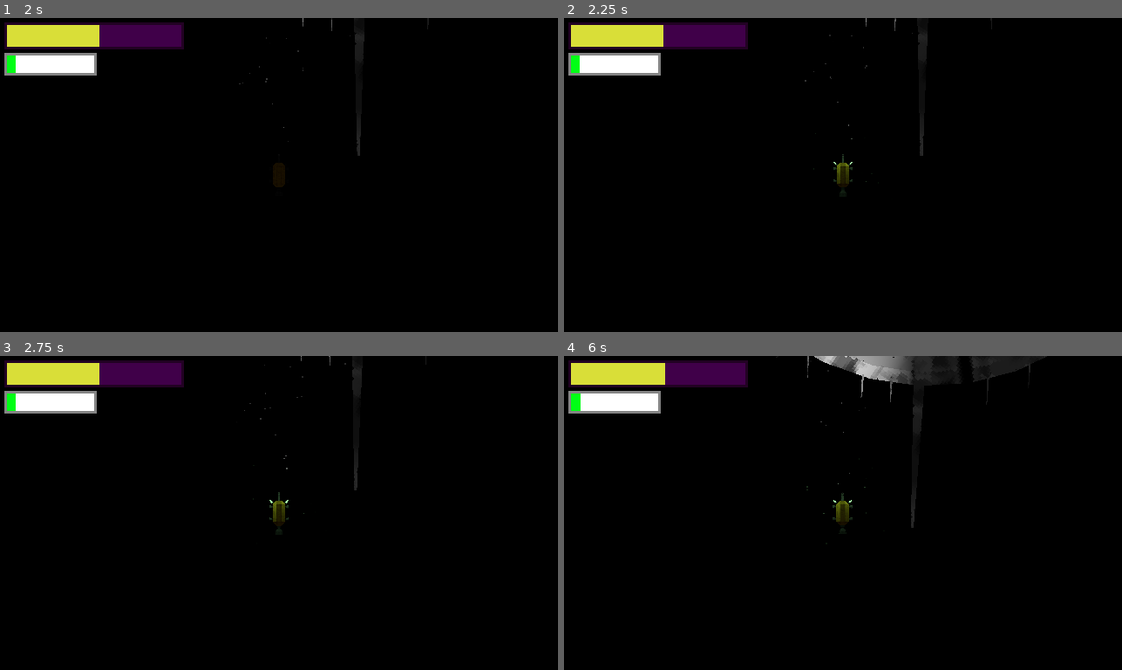
Above: before the commit, frames 1-4 (two rows, left to right).
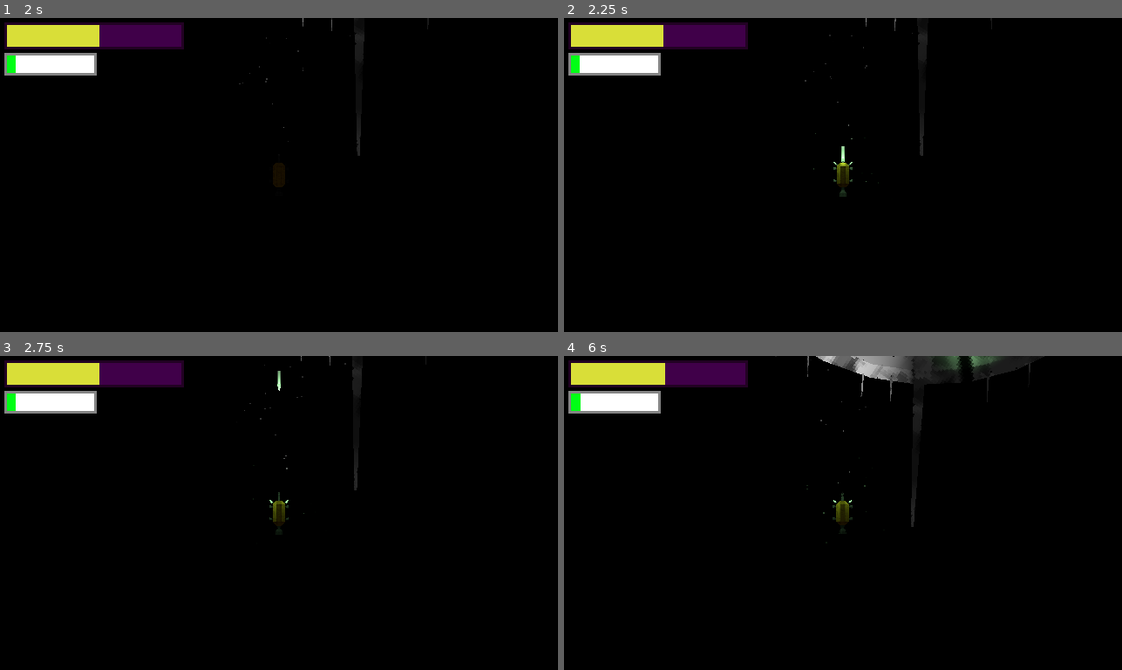
Above: after the commit, the same moments.

Repository: Fl0xy/Ludum_Dare_50
Game: Godot game, scene res://TitleScreen.tscn
Two runs of this game, one before a commit and one after it. Both use one fixed random seed, a clock stepped at 60 frames per second and the inputs below. Sound files missing from this copy of the repository are replaced by a short silence.
Inputs (mouse positions are in pixels of both pictures, inside the frame that each line leads up to):
- Up to frame 1 (2 s): tap Enter (ui_accept) at 0.5, 0.77 s; move the mouse to (401, 159) at 0.52 s; hold Right (ui_right) 0.53-1.25 s; tap R (rocket, bound only after the commit) at 0.6 s; click (401, 159) at 0.67 s; click (401, 61) at 1.25 s
- Up to frame 2 (2.25 s): move the mouse to (731, 190) at 2.02 s; hold Down (ui_down) from 2.03 s (still down); tap R (rocket, bound only after the commit) at 2.1 s
- Up to frame 3 (2.75 s): keep holding Down (ui_down); tap Enter (ui_accept) at 2.27 s
- Up to frame 4 (6 s): move the mouse to (898, 443) at 2.77 s; release Down (ui_down) at 2.78 s; hold Right (ui_right) 2.78-3.53 s; tap R (rocket, bound only after the commit) every 0.75 s from 2.85 to 5.85 s; move the mouse to (815, 575) at 3.52 s; hold Up (ui_up) 3.53-4.28 s; click (815, 575) at 3.67 s; tap Enter (ui_accept) at 3.77, 4.52, 5.27 s; move the mouse to (1010, 560) at 4.27 s; hold Left (ui_left) 4.28-5.78 s; move the mouse to (675, 465) at 5.02 s; move the mouse to (870, 513) at 5.77 s; hold Down (ui_down) from 5.78 s (still down); click (870, 513) at 5.92 s

Frame 1 is identical in both runs. In frame 2, less than 0.1% of the frame differs, in the area x 44-66%, y 8-56%; in frame 3, less than 0.1%; in frame 4, 0.5%, in the area x 43-87%, y 0-60%.

Commit message:
physics rockets

Diff:
--- a/assets/darkbrown_asteroid.tscn
+++ b/assets/darkbrown_asteroid.tscn
@@ -47,6 +47,8 @@
 collision_mask = 9
 mass = 1.5
 axis_lock_linear_y = true
+axis_lock_angular_x = true
+axis_lock_angular_z = true
 script = ExtResource( 1 )
 min_size = 2.0
 max_size = 5.0
--- a/assets/darkbrown_asteroid_big.tscn
+++ b/assets/darkbrown_asteroid_big.tscn
@@ -47,6 +47,8 @@
 collision_mask = 9
 mass = 5.0
 axis_lock_linear_y = true
+axis_lock_angular_x = true
+axis_lock_angular_z = true
 script = ExtResource( 1 )
 max_size = 20.0
 
--- a/assets/energy_asteroid.tscn
+++ b/assets/energy_asteroid.tscn
@@ -47,6 +47,8 @@
 collision_mask = 9
 mass = 1.5
 axis_lock_linear_y = true
+axis_lock_angular_x = true
+axis_lock_angular_z = true
 script = ExtResource( 1 )
 min_size = 2.0
 max_size = 5.0
--- a/global.gd
+++ b/global.gd
@@ -1,7 +1,7 @@
 extends Node
 
-var endPackedScene : PackedScene = load("res://GameOverMenu.tscn")
-var gamePackedscene : PackedScene = load("res://gameUI.tscn")
+var endPackedScene : PackedScene = preload("res://GameOverMenu.tscn")
+var gamePackedscene : PackedScene = preload("res://gameUI.tscn")
 var gamescene
 var camera
 var player
--- a/project.godot
+++ b/project.godot
@@ -1169,6 +1169,11 @@
 "events": [ Object(InputEventKey,"resource_local_to_scene":false,"resource_name":"","device":0,"alt":false,"shift":false,"control":false,"meta":false,"command":false,"pressed":false,"scancode":16777217,"physical_scancode":0,"unicode":0,"echo":false,"script":null)
  ]
 }
+rocket={
+"deadzone": 0.5,
+"events": [ Object(InputEventKey,"resource_local_to_scene":false,"resource_name":"","device":0,"alt":false,"shift":false,"control":false,"meta":false,"command":false,"pressed":false,"scancode":82,"physical_scancode":0,"unicode":0,"echo":false,"script":null)
+ ]
+}
 
 [physics]
 
--- /dev/null
+++ b/ship/PushRocket.gd
@@ -0,0 +1,32 @@
+extends RigidBody
+
+var boost: bool = false setget set_boost
+
+func _ready():
+	pass # Replace with function body.
+
+
+func _physics_process(delta):
+	var basis = global_transform.basis
+	if boost:
+		apply_impulse(basis.xform($thruster_boost.translation), basis.xform($thruster_boost.thruster_vector))
+	else:
+		apply_impulse(basis.xform($thruster_back.translation), basis.xform($thruster_back.thruster_vector))
+
+
+func _on_Area_body_entered(body):
+	if body.get_class() == "Asteroid":
+		$PinJoint.set_node_a(self.get_path())
+		$PinJoint.set_node_b(body.get_path())
+		$PinJoint2.set_node_a(self.get_path())
+		$PinJoint2.set_node_b(body.get_path())
+		self.boost = true
+
+func set_boost(value: bool):
+	boost = value
+	if boost:
+		$thruster_boost.visible = true
+		$thruster_back.visible = false
+	else:
+		$thruster_boost.visible = false
+		$thruster_back.visible = true
--- /dev/null
+++ b/ship/PushRocket.tscn
@@ -0,0 +1,212 @@
+[gd_scene load_steps=16 format=2]
+
+[ext_resource path="res://ship/thruster.tscn" type="PackedScene" id=1]
+[ext_resource path="res://ship/thruster.gd" type="Script" id=2]
+[ext_resource path="res://resource/sounds/thrusters_sustain.ogg" type="AudioStream" id=3]
+[ext_resource path="res://ship/PushRocket.gd" type="Script" id=4]
+
+[sub_resource type="SpatialMaterial" id=21]
+flags_do_not_receive_shadows = true
+flags_disable_ambient_light = true
+emission_enabled = true
+emission = Color( 0.662745, 1, 0.670588, 1 )
+emission_energy = 1.0
+emission_operator = 0
+emission_on_uv2 = false
+
+[sub_resource type="SphereMesh" id=14]
+material = SubResource( 21 )
+radius = 0.5
+radial_segments = 8
+rings = 6
+is_hemisphere = true
+
+[sub_resource type="SpatialMaterial" id=25]
+flags_do_not_receive_shadows = true
+flags_disable_ambient_light = true
+emission_enabled = true
+emission = Color( 0.403922, 1, 0.321569, 1 )
+emission_energy = 1.0
+emission_operator = 0
+emission_on_uv2 = false
+
+[sub_resource type="SphereMesh" id=22]
+material = SubResource( 25 )
+radius = 0.5
+height = 2.599
+radial_segments = 8
+rings = 6
+is_hemisphere = true
+
+[sub_resource type="CylinderMesh" id=26]
+top_radius = 0.25
+bottom_radius = 0.25
+
+[sub_resource type="Animation" id=23]
+length = 0.001
+tracks/0/type = "value"
+tracks/0/path = NodePath("../thruster_boost/exhaust:scale")
+tracks/0/interp = 1
+tracks/0/loop_wrap = true
+tracks/0/imported = false
+tracks/0/enabled = true
+tracks/0/keys = {
+"times": PoolRealArray( 0 ),
+"transitions": PoolRealArray( 1 ),
+"update": 0,
+"values": [ Vector3( 1.82836, 2.03131, 1.82836 ) ]
+}
+
+[sub_resource type="Animation" id=24]
+resource_name = "back_thruster_boosting"
+length = 0.2
+loop = true
+tracks/0/type = "value"
+tracks/0/path = NodePath("../thruster_boost/exhaust:scale")
+tracks/0/interp = 1
+tracks/0/loop_wrap = true
+tracks/0/imported = false
+tracks/0/enabled = true
+tracks/0/keys = {
+"times": PoolRealArray( 0, 0.1 ),
+"transitions": PoolRealArray( 1, 1 ),
+"update": 0,
+"values": [ Vector3( 1.82836, 2.03131, 1.82836 ), Vector3( 2.11892, 2.26779, 2.11892 ) ]
+}
+
+[sub_resource type="Animation" id=15]
+length = 0.001
+tracks/0/type = "value"
+tracks/0/path = NodePath(".:scale")
+tracks/0/interp = 1
+tracks/0/loop_wrap = true
+tracks/0/imported = false
+tracks/0/enabled = true
+tracks/0/keys = {
+"times": PoolRealArray( 0 ),
+"transitions": PoolRealArray( 1 ),
+"update": 0,
+"values": [ Vector3( 1, 1, 1 ) ]
+}
+
+[sub_resource type="Animation" id=16]
+resource_name = "back_thruster_running"
+length = 0.25
+loop = true
+tracks/0/type = "value"
+tracks/0/path = NodePath(".:scale")
+tracks/0/interp = 1
+tracks/0/loop_wrap = false
+tracks/0/imported = false
+tracks/0/enabled = true
+tracks/0/keys = {
+"times": PoolRealArray( 0, 0.2 ),
+"transitions": PoolRealArray( 1, 1 ),
+"update": 0,
+"values": [ Vector3( 1, 1, 1 ), Vector3( 1, 1.3, 1 ) ]
+}
+
+[sub_resource type="CylinderShape" id=27]
+radius = 0.25
+height = 1.8
+
+[sub_resource type="SphereShape" id=28]
+radius = 0.25
+
+[node name="PushRocket" type="RigidBody"]
+axis_lock_linear_y = true
+axis_lock_angular_x = true
+axis_lock_angular_z = true
+script = ExtResource( 4 )
+
+[node name="thruster_back" type="Spatial" parent="." instance=ExtResource( 1 )]
+transform = Transform( 0.5, 0, 0, 0, 0.5, 0, 0, 0, 0.5, -0.747385, 0, 0 )
+script = ExtResource( 2 )
+thruster_vector = Vector3( 2, 0, 0 )
+audio = NodePath("audio")
+
+[node name="exhaust" type="MeshInstance" parent="thruster_back"]
+transform = Transform( -4.37114e-08, -1, 0, 1, -4.37114e-08, 0, 0, 0, 1, -0.473911, -0.0053401, 0 )
+layers = 512
+mesh = SubResource( 14 )
+skeleton = NodePath("../..")
+material/0 = null
+
+[node name="OmniLight" type="OmniLight" parent="thruster_back/exhaust"]
+transform = Transform( 2, 0, 0, 0, 2, 0, 0, 0, 2, 1.26899, 1.01538, 0 )
+light_color = Color( 0.662745, 1, 0.670588, 1 )
+light_energy = 4.0
+light_cull_mask = 4294966783
+shadow_enabled = true
+omni_range = 10.0
+omni_attenuation = 2.0
+
+[node name="audio" type="AudioStreamPlayer3D" parent="thruster_back"]
+stream = ExtResource( 3 )
+
+[node name="thruster_boost" type="Spatial" parent="." instance=ExtResource( 1 )]
+transform = Transform( 0.5, 0, 0, 0, 0.5, 0, 0, 0, 0.5, -0.797715, 0, 0 )
+visible = false
+script = ExtResource( 2 )
+thruster_vector = Vector3( 5, 0, 0 )
+
+[node name="exhaust" type="Spatial" parent="thruster_boost"]
+transform = Transform( -7.99201e-08, -2.03131, 0, 1.82836, -8.87914e-08, 0, 0, 0, 1.82836, -0.450281, -0.0053401, 0 )
+
+[node name="part1" type="MeshInstance" parent="thruster_boost/exhaust"]
+transform = Transform( 0.712716, 2.84217e-14, 0, 8.88178e-15, 0.703259, 0, 0, 0, 0.712716, -0.00485543, 0.345612, -0.0016394 )
+layers = 512
+mesh = SubResource( 22 )
+skeleton = NodePath("../../..")
+material/0 = null
+
+[node name="part2" type="MeshInstance" parent="thruster_boost/exhaust"]
+transform = Transform( 0.6764, -3.57468e-08, -5.91328e-08, -1.02134e-07, -0.23674, 6.56963e-08, -5.91328e-08, -2.29937e-08, -0.6764, -0.00460802, 0.332412, -0.00155587 )
+layers = 512
+mesh = SubResource( 22 )
+skeleton = NodePath("../../..")
+material/0 = null
+
+[node name="OmniLight" type="OmniLight" parent="thruster_boost/exhaust"]
+transform = Transform( 0.546937, 7.10543e-15, 0, -3.55271e-15, 0.492294, 0, 0, 0, 0.546937, 0.498827, 1.47452, 0 )
+light_color = Color( 0.662745, 1, 0.670588, 1 )
+light_energy = 4.0
+light_cull_mask = 4294966783
+shadow_enabled = true
+omni_range = 10.0
+omni_attenuation = 2.0
+
+[node name="MeshInstance" type="MeshInstance" parent="."]
+transform = Transform( -4.37114e-08, -1, 0, 1, -4.37114e-08, 0, 0, 0, 1, 0, 0, 0 )
+mesh = SubResource( 26 )
+material/0 = null
+
+[node name="AnimBoostThruster" type="AnimationPlayer" parent="."]
+root_node = NodePath("../AnimBackThruster")
+autoplay = "back_thruster_boosting"
+anims/RESET = SubResource( 23 )
+anims/back_thruster_boosting = SubResource( 24 )
+
+[node name="AnimBackThruster" type="AnimationPlayer" parent="."]
+root_node = NodePath("../thruster_back/exhaust")
+autoplay = "back_thruster_running"
+anims/RESET = SubResource( 15 )
+anims/back_thruster_running = SubResource( 16 )
+
+[node name="CollisionShape" type="CollisionShape" parent="."]
+transform = Transform( -4.37114e-08, 1, 0, -1, -4.37114e-08, 0, 0, 0, 1, -0.1, 0, 0 )
+shape = SubResource( 27 )
+
+[node name="Area" type="Area" parent="."]
+transform = Transform( 1, 0, 0, 0, 1, 0, 0, 0, 1, 1, 0, 0 )
+
+[node name="CollisionShape" type="CollisionShape" parent="Area"]
+shape = SubResource( 28 )
+
+[node name="PinJoint" type="PinJoint" parent="."]
+transform = Transform( 1, 0, 0, 0, 1, 0, 0, 0, 1, 1.5, 0, 1 )
+
+[node name="PinJoint2" type="PinJoint" parent="."]
+transform = Transform( 1, 0, 0, 0, 1, 0, 0, 0, 1, 1.5, 0, -1 )
+
+[connection signal="body_entered" from="Area" to="." method="_on_Area_body_entered"]
--- a/ship/ship.gd
+++ b/ship/ship.gd
@@ -1,4 +1,6 @@
 extends RigidBody
+
+const rocketScene: PackedScene = preload("res://ship/PushRocket.tscn")
 
 var connected: bool = false
 var connected_asteroid: Node
@@ -66,12 +68,18 @@
 			$PinJoint2.set_node_b(NodePath(""))
 			connected = false;
 			$disconnect.play()
+	if Input.is_action_just_pressed("rocket"):
+		if $rocketTimer.is_stopped():
+			var rocket = rocketScene.instance()
+			rocket.global_transform =  $rocketSpawn.global_transform
+			get_parent().add_child(rocket)
+			$rocketTimer.start()
 
 
 
 func _on_grabber_body_entered(body: Node):
-	print(body)
-	connected_asteroid = body
+	if body.get_class() == "Asteroid":
+		connected_asteroid = body
 
 func _on_grabber_body_exited(body: Node):
 	if (connected_asteroid == body):
--- a/ship/ship.tscn
+++ b/ship/ship.tscn
@@ -771,6 +771,12 @@
 [node name="collisionSound2" type="AudioStreamPlayer" parent="."]
 stream = ExtResource( 8 )
 
+[node name="rocketSpawn" type="Position3D" parent="."]
+transform = Transform( 1, 0, 0, 0, 1, 0, 0, 0, 1, 2.92074, 0, 0 )
+
+[node name="rocketTimer" type="Timer" parent="."]
+one_shot = true
+
 [connection signal="body_entered" from="." to="." method="_on_ship_body_entered"]
 [connection signal="body_entered" from="grabber" to="." method="_on_grabber_body_entered"]
 [connection signal="body_exited" from="grabber" to="." method="_on_grabber_body_exited"]
